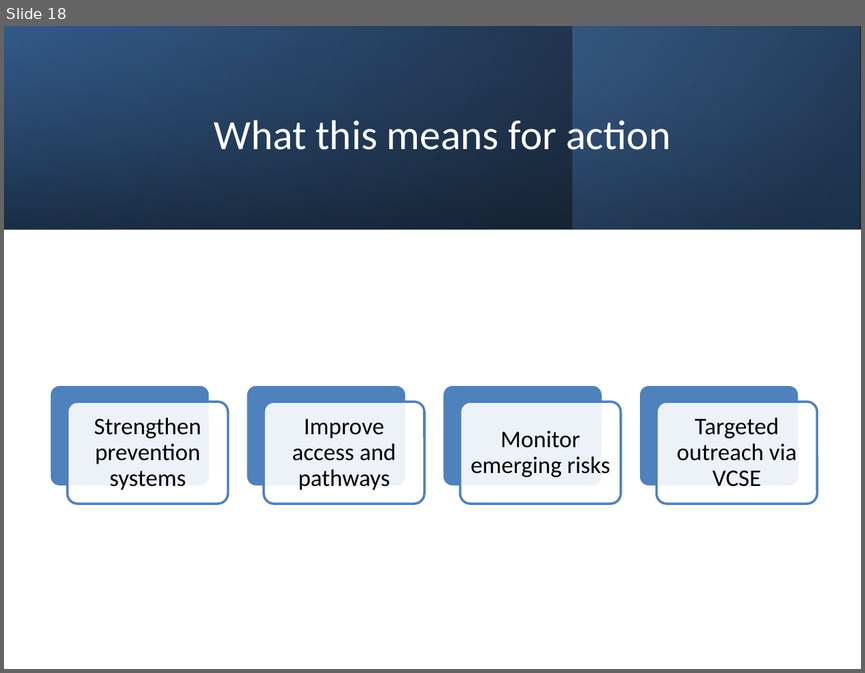
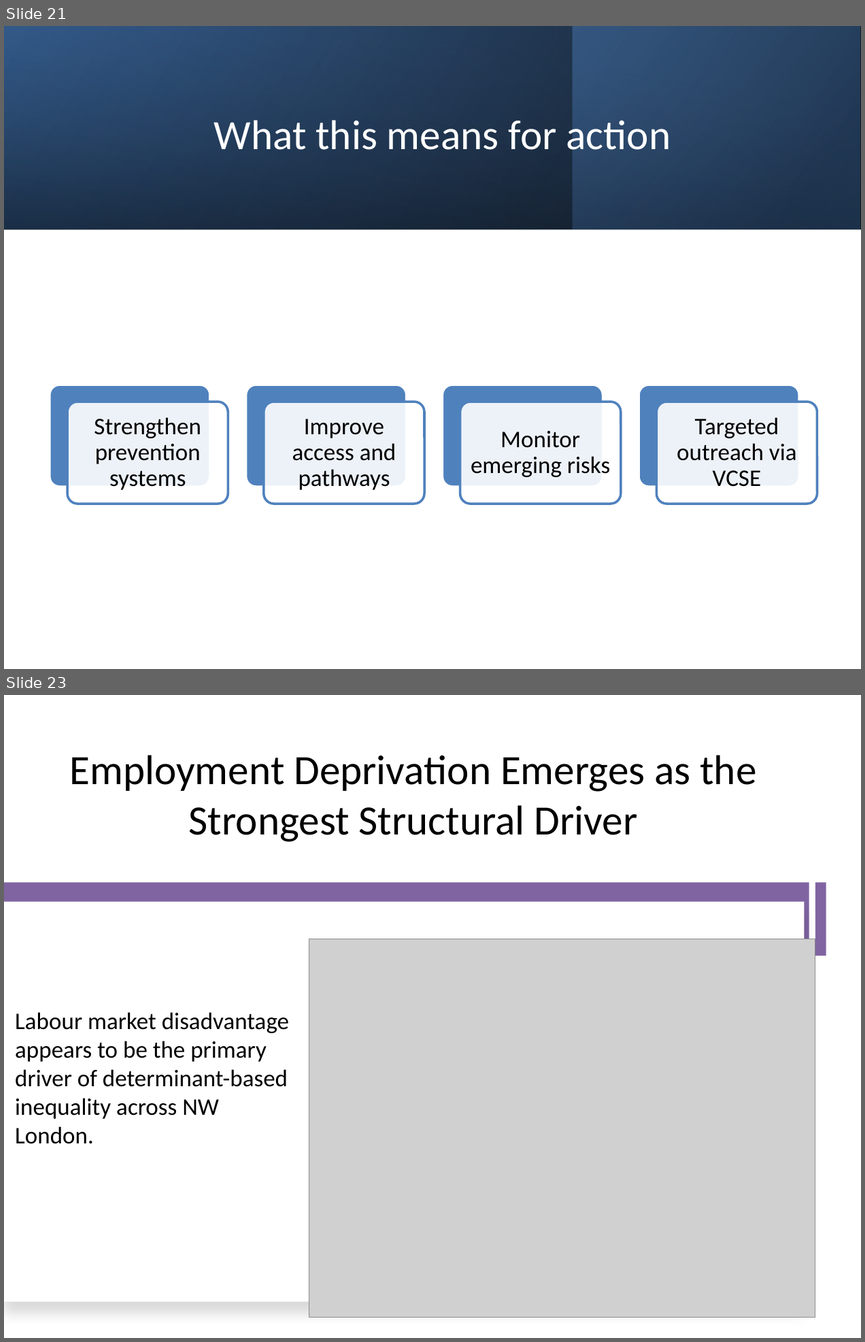
Before and after one commit to OlenaMan/Health-Inequalities-in-NW-London-analysis, a slide deck: outputs/health_inequalities_nwl_presentation.pptx. Shown one above the other, each under a label of ours: slide 18 before the commit, slides 21 and 23 after it; the slides between them are not shown. The pictures are 865x673 and 865x1342 pixels, drawn with LibreOffice and Linux fonts; fonts in the diff are those of the drawing; grey boxes stand for pictures. Boxes give left, top, right and bottom in pixels: in the first picture for what was removed or moved away, otherwise in the second. Text is boxed around its words. In the diff, an @@ line names an element or a change of style, - is before the commit and + after.

```diff
--- a/outputs/health_inequalities_nwl_presentation.pptx
+++ b/outputs/health_inequalities_nwl_presentation.pptx
@@ slide 23 added at bbox=[4, 695, 861, 1338], background #FFFFFF @@
@@ title added at bbox=[69, 755, 757, 842], 35 pt, text #000000 @@
+Employment Deprivation Emerges as the Strongest Structural Driver
@@ rectangle added at bbox=[4, 883, 809, 955], fill #8064A2 @@
@@ rectangle added at bbox=[815, 882, 825, 955], fill #8064A2 @@
@@ rectangle added at bbox=[4, 902, 804, 1302], fill #FFFFFF @@
@@ picture added at bbox=[309, 938, 815, 1317] @@
@@ text added at bbox=[15, 1012, 289, 1144], 20 pt, text #000000 @@
+Labour market disadvantage appears to be the primary driver of determinant-based inequality across NW London.
@@ what was slide 18 is now slide 21 @@
```
Also in this commit, not shown: 1 slide changed, 11 other slides added.
